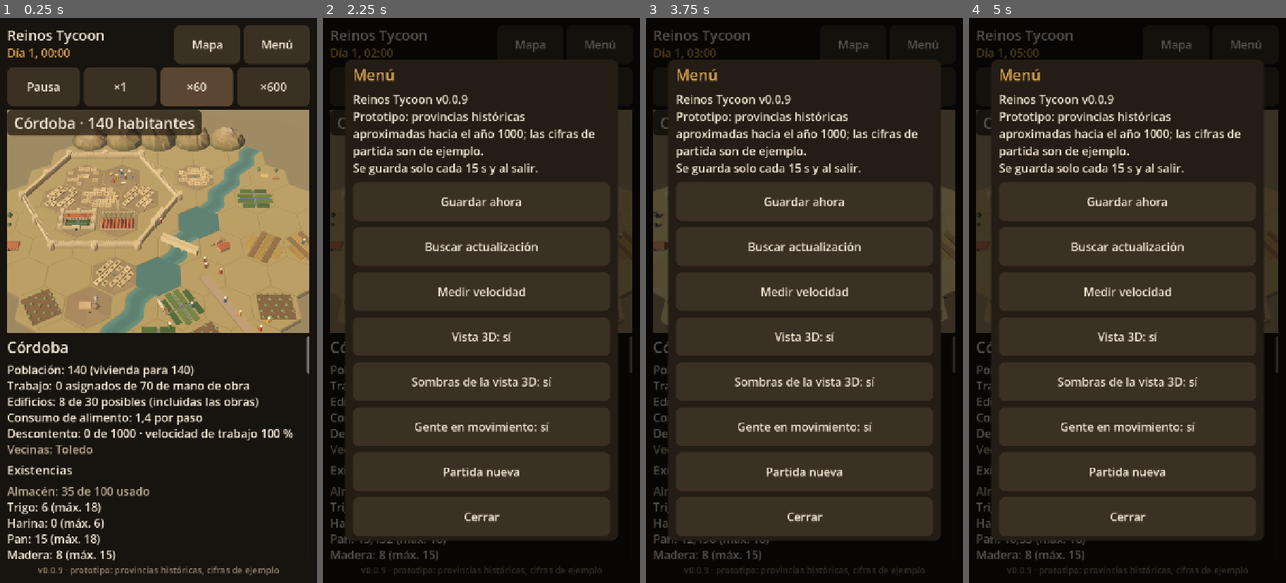
Above: before the commit, frames 1-4 (left to right).
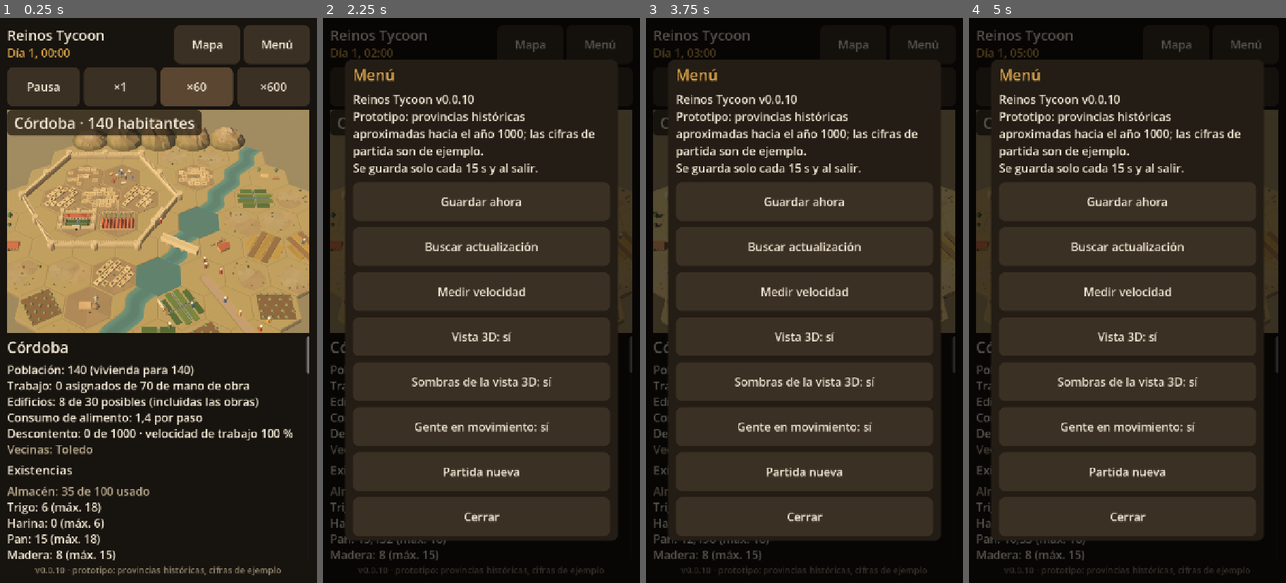
Above: after the commit, the same moments.

Repository: ElProyecto91/reinos-tycoon
Game: Godot game, scene res://main.tscn
The game is run twice, just before and just after one commit, with the same random seed, the same clock (stepped at 60 frames per second) and the same inputs.
Inputs:
- Up to frame 1 (0.25 s): no input
- Up to frame 2 (2.25 s): click "Mapa" at 0.5 s; click "Provincia" at 1.25 s; click "Menú" at 2 s
- Up to frame 3 (3.75 s): click "Pausa" at 2.75 s; click "×1" at 3.5 s
- Up to frame 4 (5 s): click "×60" at 4.25 s

The runs differ from the first frame. In frame 1, 0.6% of the frame differs, in the area x 4-98%, y 23-99%; in frame 2, 0.2%; in frame 3, 0.2%; in frame 4, 0.2%.

Commit message:
V3b (1): maleza y manchas de tono en el suelo, luz mas calida (0.0.10)
Co-Authored-By: Claude Sonnet 5.5 <noreply@anthropic.com>
Claude-Session: https://claude.ai/code/session_01F3svmTWRPqCwyJWkqEMEhm

Diff:
--- a/game/project.godot
+++ b/game/project.godot
@@ -6,7 +6,7 @@
 [application]
 
 config/name="Reinos Tycoon"
-config/version="0.0.9"
+config/version="0.0.10"
 config/icon="res://icon.svg"
 run/main_scene="res://main.tscn"
 config/features=PackedStringArray("4.7", "GL Compatibility")
--- a/game/scripts/view/ciudad_epoca.gd
+++ b/game/scripts/view/ciudad_epoca.gd
@@ -60,7 +60,19 @@
 	var ok: bool = super(terrain, things, paths)
 	if ok:
 		_aplicar_paleta(PALETA_SECA if _datos()["seco"] else PALETA_NORTE)
+		_poner_maleza()
 	return ok
+
+
+## Matas, piedras y flores en las casillas sin nada encima (ni objeto ni camino ni agua).
+func _poner_maleza() -> void:
+	for key in _cells.keys():
+		var c: Dictionary = _cells[key]
+		if c["o"] != "." or c["p"] != "." or c["t"] == "w":
+			continue
+		var m := Malla.new()
+		Campo.maleza(m, U.seed_of(key.x, key.y), _datos()["seco"])
+		_poner(m, "maleza_%d_%d" % [key.x, key.y], hex_to_world(key.x, key.y, float(c["h"])))
 
 
 ## Cambia la textura de paleta de todos los modelos KayKit colocados (suelo, río, camino, costa).
--- a/game/scripts/view/epoca_campo.gd
+++ b/game/scripts/view/epoca_campo.gd
@@ -325,3 +325,60 @@
 	m.box(Vector3(0.0, 0.075, 0.78), Vector3(0.09, 0.025, 0.12), Color(0.46, 0.34, 0.26))
 	for k in 4:
 		m.blob(Vector3(-0.42 + 0.09 * float(k), 0.04, 0.62 + 0.05 * U.rnd(seed, k)), 0.075, 5, 3, Color(0.52, 0.47, 0.42), 0.6)
+
+
+# ---------------------------------------------------------------------------------------------
+# Maleza (V3b): detalle del suelo en casillas vacías para que el paisaje no se vea liso.
+
+## Matas, piedras y flores sueltas sobre una casilla vacía. Solo aspecto: sin nada de simulación.
+## `seco`: tierra seca (esparto, jara, piedras) o verde del norte (hierba, flores, helechos).
+static func maleza(m: Malla, seed: int, seco: bool) -> void:
+	# Manchas planas de tono distinto (hierba más seca o más umbría, tierra más clara) bajo las matas.
+	for k in 3:
+		var a0 := U.rnd(seed, 500 + k) * TAU
+		var d0 := 0.55 * U.rnd(seed, 510 + k)
+		var base0: Color
+		if seco:
+			base0 = [Color(0.86, 0.76, 0.56), Color(0.80, 0.70, 0.52), Color(0.84, 0.77, 0.58)][k]
+		else:
+			base0 = [Color(0.55, 0.70, 0.44), Color(0.50, 0.65, 0.41), Color(0.60, 0.71, 0.44)][k]
+		m.blob(Vector3(cos(a0) * d0, 0.002 * float(k + 1), sin(a0) * d0), 0.45 + 0.25 * U.rnd(seed, 520 + k), 8, 2, base0, 0.012)
+	var n := 9 + int(U.rnd(seed, 300) * 5.0)
+	for k in n:
+		var a := U.rnd(seed, 310 + k) * TAU
+		var d := 0.12 + 0.72 * sqrt(U.rnd(seed, 330 + k))
+		var x := cos(a) * d
+		var z := sin(a) * d
+		if not U.in_hex(x, z, 0.12):
+			continue
+		var base := Vector3(x, 0, z)
+		var t := U.rnd(seed, 350 + k)
+		var s := 0.8 + 0.5 * U.rnd(seed, 370 + k)
+		if seco:
+			if t < 0.45:
+				# Mata de esparto: tres hojas finas y claras.
+				var col := U.jit(Color(0.70, 0.62, 0.36), 0.05, seed, 380 + k)
+				for j in 3:
+					var o := Vector3(0.02 * float(j - 1), 0, 0.015 * float(j % 2))
+					m.pyramid(base + o, Vector3(0.035, 0.11 * s, 0.035), col)
+			elif t < 0.75:
+				# Jara o romero: mata baja y verde apagada.
+				m.blob(base + Vector3(0, 0.02, 0), 0.055 * s, 6, 3, U.jit(Color(0.38, 0.45, 0.28), 0.05, seed, 400 + k), 0.6)
+			else:
+				m.blob(base + Vector3(0, 0.012, 0), 0.04 * s, 5, 3, U.jit(Color(0.62, 0.56, 0.47), 0.06, seed, 420 + k), 0.55)
+		else:
+			if t < 0.40:
+				var col2 := U.jit(Color(0.38, 0.56, 0.27), 0.05, seed, 380 + k)
+				for j in 3:
+					var o2 := Vector3(0.02 * float(j - 1), 0, 0.015 * float(j % 2))
+					m.pyramid(base + o2, Vector3(0.035, 0.12 * s, 0.035), col2)
+			elif t < 0.62:
+				# Flores silvestres: puntos pequeños blancos, amarillos o violetas sobre una mata.
+				m.blob(base + Vector3(0, 0.015, 0), 0.04 * s, 5, 3, Color(0.30, 0.46, 0.22), 0.6)
+				var flor: Color = [Color(0.95, 0.93, 0.80), Color(0.93, 0.78, 0.25), Color(0.62, 0.45, 0.72)][int(U.rnd(seed, 440 + k) * 3.0) % 3]
+				m.blob(base + Vector3(0.012, 0.045, 0.01), 0.016, 5, 2, flor)
+				m.blob(base + Vector3(-0.015, 0.04, -0.008), 0.014, 5, 2, flor)
+			elif t < 0.85:
+				m.blob(base + Vector3(0, 0.03, 0), 0.07 * s, 6, 3, U.jit(Color(0.27, 0.42, 0.22), 0.05, seed, 400 + k), 0.7)
+			else:
+				m.blob(base + Vector3(0, 0.012, 0), 0.04 * s, 5, 3, U.jit(Color(0.55, 0.54, 0.50), 0.06, seed, 420 + k), 0.55)
--- a/game/scripts/view/stage.gd
+++ b/game/scripts/view/stage.gd
@@ -12,7 +12,7 @@
 var realista := false
 ## Altura del suelo continuo respecto a la cara superior de las casillas (que están en y = 0).
 const SUELO_Y := -0.30
-const HORIZONTE := Color(0.80, 0.77, 0.69)
+const HORIZONTE := Color(0.84, 0.79, 0.68)
 
 
 ## shadows: sombras del sol. pitch: inclinación de la cámara en grados (90 = desde arriba).
@@ -40,7 +40,7 @@
 		# Ambiente neutro y cálido: las sombras salen marrones, no turquesa.
 		env.ambient_light_source = Environment.AMBIENT_SOURCE_COLOR
 		env.ambient_light_color = Color(0.66, 0.60, 0.55)
-		env.ambient_light_energy = 0.60
+		env.ambient_light_energy = 0.52
 	else:
 		env.ambient_light_source = Environment.AMBIENT_SOURCE_SKY
 		env.ambient_light_energy = 0.5
@@ -52,7 +52,7 @@
 	env.fog_sky_affect = 0.0
 	env.glow_enabled = false
 	env.adjustment_enabled = true
-	env.adjustment_saturation = 0.94 if realista else 1.08
+	env.adjustment_saturation = 1.0 if realista else 1.08
 	env.adjustment_contrast = 1.10 if realista else 1.06
 	var we := WorldEnvironment.new()
 	we.environment = env
@@ -61,8 +61,8 @@
 	sun = DirectionalLight3D.new()
 	if realista:
 		sun.rotation_degrees = Vector3(-33, -58, 0)
-		sun.light_color = Color(1.0, 0.89, 0.74)
-		sun.light_energy = 1.05
+		sun.light_color = Color(1.0, 0.86, 0.68)
+		sun.light_energy = 1.18
 	else:
 		sun.rotation_degrees = Vector3(-42, -52, 0)
 		sun.light_color = Color(1.0, 0.93, 0.82)
--- a/game/tests/test_epoca.gd
+++ b/game/tests/test_epoca.gd
@@ -336,3 +336,47 @@
 	assert_true(kaykit >= 7, "el suelo sigue siendo de KayKit (%d)" % kaykit)
 	d.free()
 	done()
+
+
+func test_undergrowth_stays_inside_the_cell_is_deterministic_and_differs_between_cells() -> void:
+	for seco in [true, false]:
+		var m := Malla.new()
+		Campo.maleza(m, 1234, seco)
+		assert_true(not m.is_empty(), "hay maleza (seco=%s)" % seco)
+		assert_true(m.triangle_count() < 1500, "pocos triángulos: %d" % m.triangle_count())
+		var b: AABB = m.bounds()
+		assert_true(b.position.x >= -LIMITE_XZ and b.end.x <= LIMITE_XZ and b.position.z >= -LIMITE_XZ and b.end.z <= LIMITE_XZ, "cabe en la casilla")
+		assert_true(b.end.y < 0.2 and b.position.y >= -0.05, "es baja: altura %.2f" % b.end.y)
+		var m2 := Malla.new()
+		Campo.maleza(m2, 1234, seco)
+		assert_eq(m2.vertices(), m.vertices(), "misma casilla, mismo resultado")
+		var m3 := Malla.new()
+		Campo.maleza(m3, 99, seco)
+		assert_true(m3.vertices() != m.vertices(), "otra casilla, otro dibujo")
+	done()
+
+
+func test_undergrowth_only_on_empty_cells() -> void:
+	var ciudad = load(CIUDAD).new()
+	ciudad.region = "norte"
+	var capas: Dictionary = ciudad.layers_from_cells(1, {Vector2i(0, 0): {"o": "T"}, Vector2i(1, 0): {"p": "r"}})
+	assert_true(ciudad.build(capas["terrain"], capas["things"], capas["paths"]), "se construye")
+	var vacias := 0
+	var ocupadas := 0
+	for hijo in ciudad.get_children():
+		if str(hijo.name).begins_with("maleza_"):
+			var partes := str(hijo.name).split("_")
+			var k := Vector2i(int(partes[1]), int(partes[2]))
+			if k == Vector2i(0, 0) or k == Vector2i(1, 0):
+				ocupadas += 1
+			else:
+				vacias += 1
+	var formas := {}
+	for hijo in ciudad.get_children():
+		if str(hijo.name).begins_with("maleza_") and hijo is MeshInstance3D:
+			formas[(hijo as MeshInstance3D).mesh.surface_get_arrays(0)[Mesh.ARRAY_VERTEX].to_byte_array().hex_encode().hash()] = true
+	assert_true(formas.size() >= 4, "cada casilla vacía tiene su propio dibujo (%d distintos de 5)" % formas.size())
+	assert_eq(ocupadas, 0, "ni bosque ni río llevan maleza")
+	assert_eq(vacias, 5, "las otras 5 casillas de radio 1 sí")
+	ciudad.free()
+	done()
--- a/game/tests/test_vista_provincia.gd
+++ b/game/tests/test_vista_provincia.gd
@@ -312,12 +312,12 @@
 func test_building_something_changes_the_landscape_through_the_real_screen() -> void:
 	var main = _main_en_arbol()
 	var antes: int = main._province_view.reconstrucciones
-	var triangulos_antes: int = main._province_view.triangulos()
+	var firma_antes: String = main._province_view.firma()
 	var boton: Button = main._panel.build_button("house")
 	assert_true(not boton.disabled, "se puede construir una vivienda: %s" % boton.text)
 	boton.pressed.emit()
 	assert_true(main._province_view.reconstrucciones > antes, "empezar la obra reconstruye el paisaje")
-	assert_true(main._province_view.triangulos() > triangulos_antes, "y añade el andamio (%d → %d)" % [triangulos_antes, main._province_view.triangulos()])
+	assert_true(main._province_view.firma() != firma_antes, "y cambia lo dibujado (el andamio ocupa una casilla; antes había maleza)")
 	var p = main.session.world.find_province("cordoba")
 	var obras_antes: int = p.projects.size()
 	assert_eq(obras_antes, 1, "hay una obra en la provincia")
Not shown, changed: CHANGELOG.md
Not shown, changed: docs/TEST_PLAN.md
